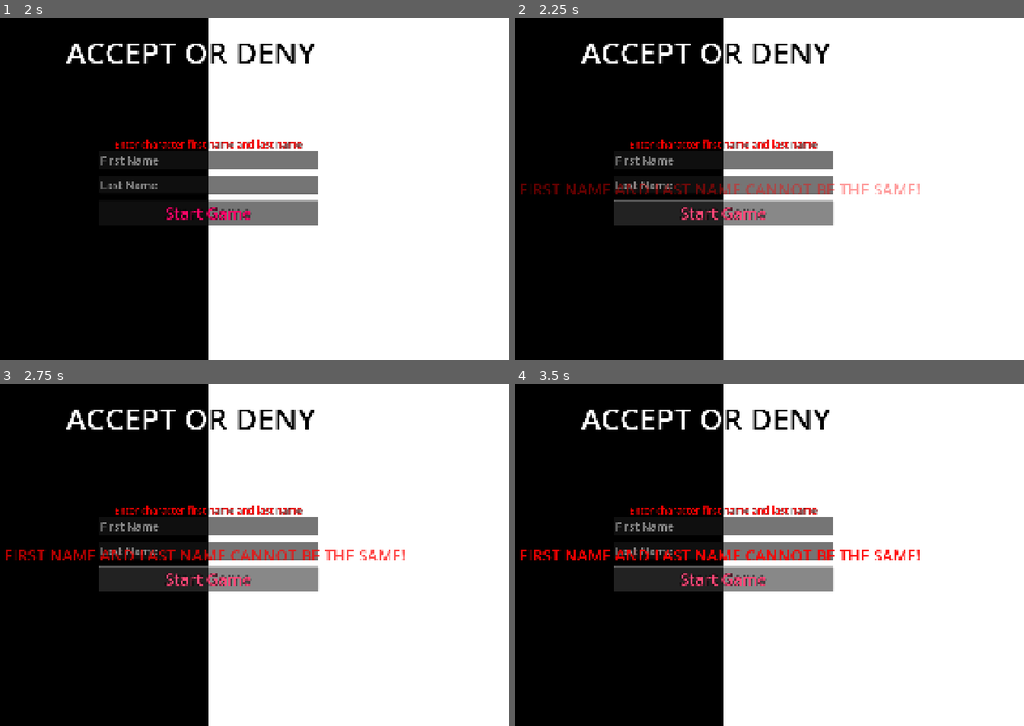
Above: before the commit, frames 1-4 (two rows, left to right).
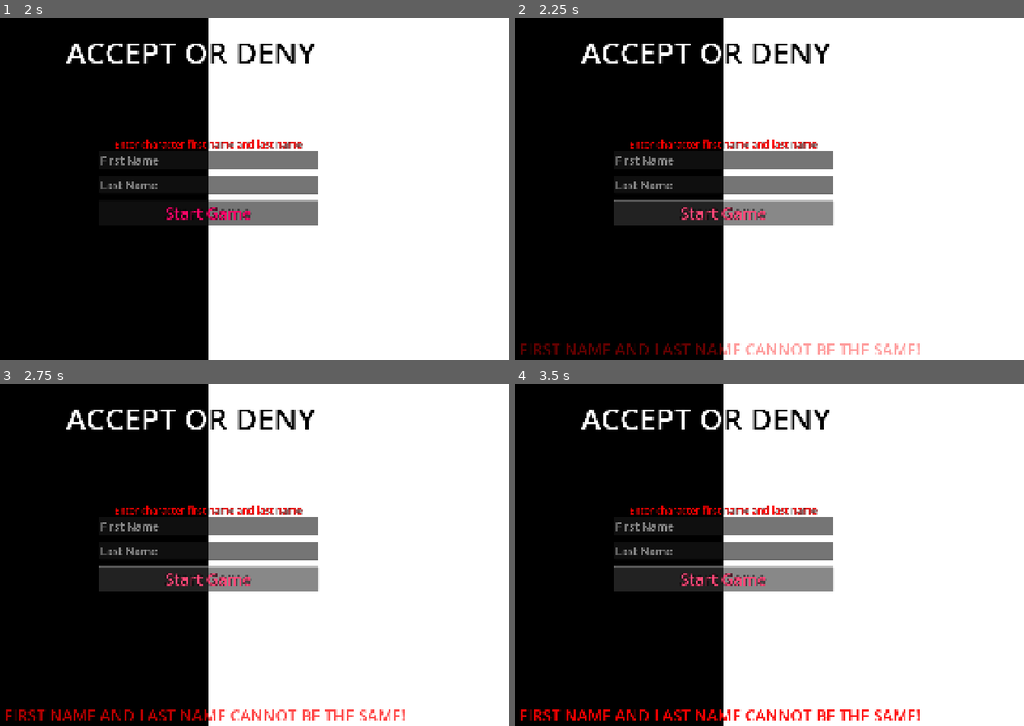
Above: after the commit, the same moments.

Repository: HiImTonyy/acceptordeny
Game: Godot game, scene res://scenes/main_menu.tscn
The game is run twice, just before and just after one commit, with the same random seed, the same clock (stepped at 60 frames per second) and the same inputs.
Inputs:
- Up to frame 1 (2 s): click "Load Game" at 0.5 s; click "New Game" at 1.25 s
- Up to frame 2 (2.25 s): click "Start Game" at 2 s
- Up to frame 3 (2.75 s): no input
- Up to frame 4 (3.5 s): click "Start Game" at 2.75 s

Frame 1 is identical in both runs. In frame 2, 2.1% of the frame differs, in the area x 1-80%, y 48-99%; in frame 3, 2.2%; in frame 4, 2.5%, in the area x 0-80%, y 48-99%.

Commit message:
Added position parameter in popup function to place where the message needs to be.

Diff:
--- a/scenes/main_menu.tscn
+++ b/scenes/main_menu.tscn
@@ -16,14 +16,14 @@
 
 [node name="Main" type="Node2D" node_paths=PackedStringArray("menu_containers", "input_containers", "input_first_name", "input_last_name")]
 script = ExtResource("1_l6cm7")
-menu_containers = NodePath("MainUI/VBoxContainer")
-input_containers = NodePath("MainUI/InputContainers")
-input_first_name = NodePath("MainUI/InputContainers/InputFirstName")
-input_last_name = NodePath("MainUI/InputContainers/InputLastName")
+menu_containers = NodePath("MenuUI/VBoxContainer")
+input_containers = NodePath("MenuUI/InputContainers")
+input_first_name = NodePath("MenuUI/InputContainers/InputFirstName")
+input_last_name = NodePath("MenuUI/InputContainers/InputLastName")
 
-[node name="MainUI" type="CanvasLayer" parent="."]
+[node name="MenuUI" type="CanvasLayer" parent="."]
 
-[node name="Background" type="TextureRect" parent="MainUI"]
+[node name="Background" type="TextureRect" parent="MenuUI"]
 anchors_preset = 15
 anchor_right = 1.0
 anchor_bottom = 1.0
@@ -31,7 +31,7 @@
 grow_vertical = 2
 texture = SubResource("GradientTexture2D_l6cm7")
 
-[node name="VBoxContainer" type="VBoxContainer" parent="MainUI"]
+[node name="VBoxContainer" type="VBoxContainer" parent="MenuUI"]
 anchors_preset = 8
 anchor_left = 0.5
 anchor_top = 0.5
@@ -45,19 +45,19 @@
 grow_vertical = 2
 theme_override_constants/separation = 13
 
-[node name="NewGame" type="Button" parent="MainUI/VBoxContainer"]
+[node name="NewGame" type="Button" parent="MenuUI/VBoxContainer"]
 layout_mode = 2
 theme_override_colors/font_hover_color = Color(0.79635096, 0.9931738, 0.9999998, 1)
 theme_override_font_sizes/font_size = 50
 text = "New Game"
 
-[node name="LoadGame" type="Button" parent="MainUI/VBoxContainer"]
+[node name="LoadGame" type="Button" parent="MenuUI/VBoxContainer"]
 layout_mode = 2
 theme_override_colors/font_hover_color = Color(0.79607844, 0.99215686, 1, 1)
 theme_override_font_sizes/font_size = 50
 text = "Load Game"
 
-[node name="Title" type="RichTextLabel" parent="MainUI"]
+[node name="Title" type="RichTextLabel" parent="MenuUI"]
 anchors_preset = 5
 anchor_left = 0.5
 anchor_right = 0.5
@@ -72,7 +72,7 @@
 fit_content = true
 horizontal_alignment = 1
 
-[node name="LabelInputTitle" type="Label" parent="MainUI"]
+[node name="LabelInputTitle" type="Label" parent="MenuUI"]
 visible = false
 offset_left = 582.0
 offset_top = 378.0
@@ -85,7 +85,7 @@
 text = "Enter character first name and last name"
 horizontal_alignment = 1
 
-[node name="InputContainers" type="VBoxContainer" parent="MainUI"]
+[node name="InputContainers" type="VBoxContainer" parent="MenuUI"]
 visible = false
 anchors_preset = 8
 anchor_left = 0.5
@@ -100,17 +100,17 @@
 grow_vertical = 2
 theme_override_constants/separation = 21
 
-[node name="InputFirstName" type="LineEdit" parent="MainUI/InputContainers"]
+[node name="InputFirstName" type="LineEdit" parent="MenuUI/InputContainers"]
 layout_mode = 2
 theme_override_font_sizes/font_size = 35
 placeholder_text = "First Name"
 
-[node name="InputLastName" type="LineEdit" parent="MainUI/InputContainers"]
+[node name="InputLastName" type="LineEdit" parent="MenuUI/InputContainers"]
 layout_mode = 2
 theme_override_font_sizes/font_size = 35
 placeholder_text = "Last Name"
 
-[node name="Button" type="Button" parent="MainUI/InputContainers"]
+[node name="Button" type="Button" parent="MenuUI/InputContainers"]
 layout_mode = 2
 theme_override_colors/font_color = Color(0.99999994, 0.016543599, 0.41015744, 1)
 theme_override_colors/font_pressed_color = Color(1, 0.015686275, 0.4117647, 1)
@@ -120,5 +120,5 @@
 theme_override_font_sizes/font_size = 50
 text = "Start Game"
 
-[connection signal="button_down" from="MainUI/VBoxContainer/NewGame" to="." method="_on_new_game_button_down"]
-[connection signal="button_down" from="MainUI/InputContainers/Button" to="." method="_on_start_game_button_button_down"]
+[connection signal="button_down" from="MenuUI/VBoxContainer/NewGame" to="." method="_on_new_game_button_down"]
+[connection signal="button_down" from="MenuUI/InputContainers/Button" to="." method="_on_start_game_button_button_down"]
--- a/scripts/home.gd
+++ b/scripts/home.gd
@@ -61,10 +61,10 @@
 			button_pay_electricity.disabled = option
 
 func not_enough_cash():
-	world.popup_message("Not enough cash!", Color.RED, $MainUI)
+	world.popup_message("Not enough cash!", Color.RED, $MainUI, "top_right")
 
 func enough_cash():
-	world.popup_message("Bill paid!", Color.GREEN, $MainUI)
+	world.popup_message("Bill paid!", Color.GREEN, $MainUI, "top_right")
 
 
 func disable_UI():
--- a/scripts/main_menu.gd
+++ b/scripts/main_menu.gd
@@ -9,7 +9,7 @@
 func _on_new_game_button_down() -> void:
 	menu_containers.visible = false
 	input_containers.visible = true
-	$MainUI/LabelInputTitle.visible = true
+	$MenuUI/LabelInputTitle.visible = true
 
 
 func _on_start_game_button_button_down() -> void:
@@ -20,8 +20,7 @@
 
 		get_tree().change_scene_to_file("res://scenes/home.tscn")
 	else:
-
-		world.popup_message("FIRST NAME AND LAST NAME CANNOT BE THE SAME!", Color.RED, $MainUI)
+		world.popup_message("FIRST NAME AND LAST NAME CANNOT BE THE SAME!", Color.RED, $MenuUI, "center_bottom")
 
 
 func set_player_shit():
--- a/scripts/world.gd
+++ b/scripts/world.gd
@@ -27,7 +27,7 @@
 	decrease_bill_date.emit()
 	format_current_date()
 
-func popup_message(message: String, color: Color, node: Node):
+func popup_message(message: String, color: Color, node: Node, position: String):
 	var label : Label
 	var tween = create_tween()
 
@@ -41,7 +41,27 @@
 	label.visible = true
 
 	var screensize = get_viewport().get_visible_rect().size
-	label.position = screensize / 2 - label.get_size() / 2
+	var labelsize = label.get_size()
+
+	match position:
+		"center":
+			label.position = screensize / 2 - labelsize / 2
+		"center_top":
+			label.position = Vector2((screensize.x - labelsize.x) / 2, 0)
+		"center_bottom":
+			label.position = Vector2((screensize.x - labelsize.x) / 2, screensize.y - labelsize.y)
+		"center_left":
+			label.position = Vector2(0, (screensize.y - labelsize.y) / 2)
+		"top_left":
+			label.position = Vector2(0, 0)
+		"bottom_left":
+			label.position = Vector2(0, screensize.y - labelsize.y)
+		"center_right":
+			label.position = Vector2(screensize.x - labelsize.x, (screensize.y - labelsize.y) / 2)
+		"top_right":
+			label.position = Vector2(screensize.x - labelsize.x, 0)
+		"bottom_right":
+			label.position = Vector2(screensize.x - labelsize.x, screensize.y - labelsize.y)
 
 
 	label.modulate.a = 1
